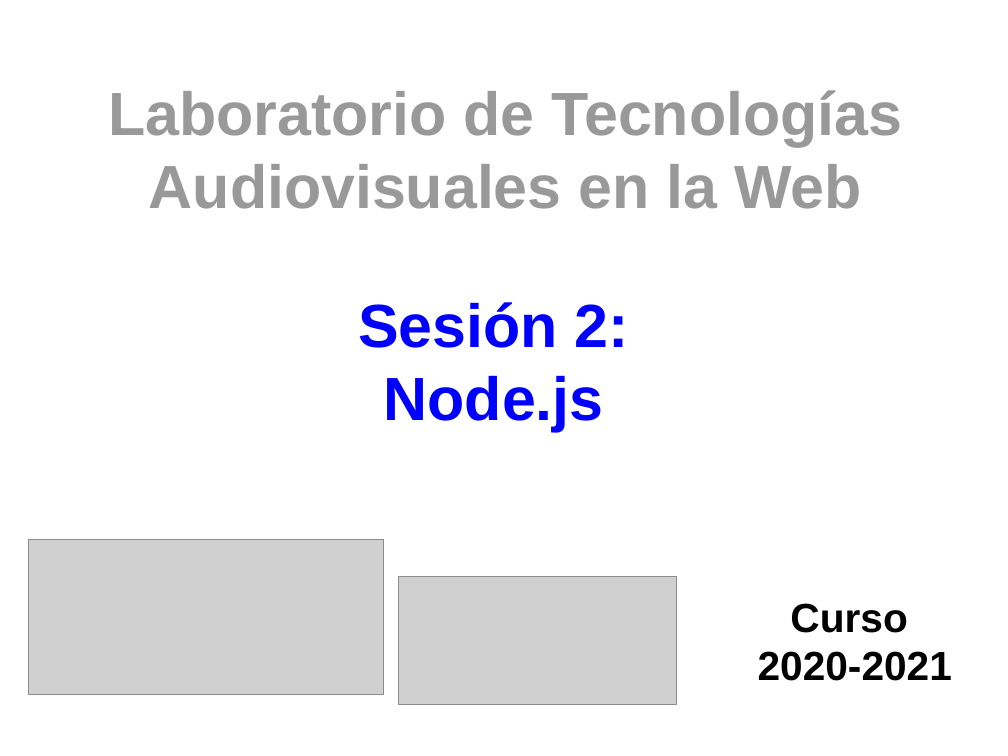
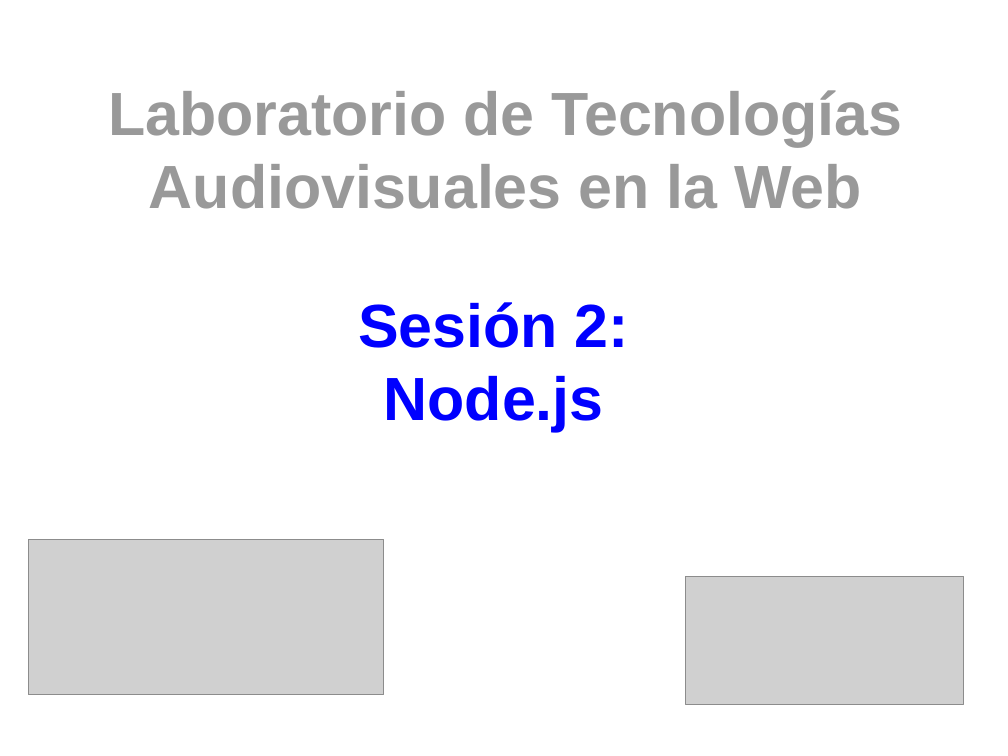
Before and after one commit to myTeachingURJC/2021-2022-LTAW, a slide deck: slide 1 of S02/Portada/Portada.odp. Drawn at 1008x756 pixels with LibreOffice and Linux fonts; fonts in the diff are those of the drawing; grey boxes stand for pictures. Boxes give left, top, right and bottom in pixels: in the first picture for what was removed or moved away, otherwise in the second. Text is boxed around its words. In the diff, an @@ line names an element or a change of style, - is before the commit and + after.

```diff
--- a/S02/Portada/Portada.odp
+++ b/S02/Portada/Portada.odp
@@ picture: place and size @@
-picture at <box>399,576,677,704</box>
+picture at <box>686,576,964,704</box>
@@ title removed at <box>758,603,952,681</box> @@
-Curso
-2020-2021
```
Also in this commit, not shown: 1 other file.
